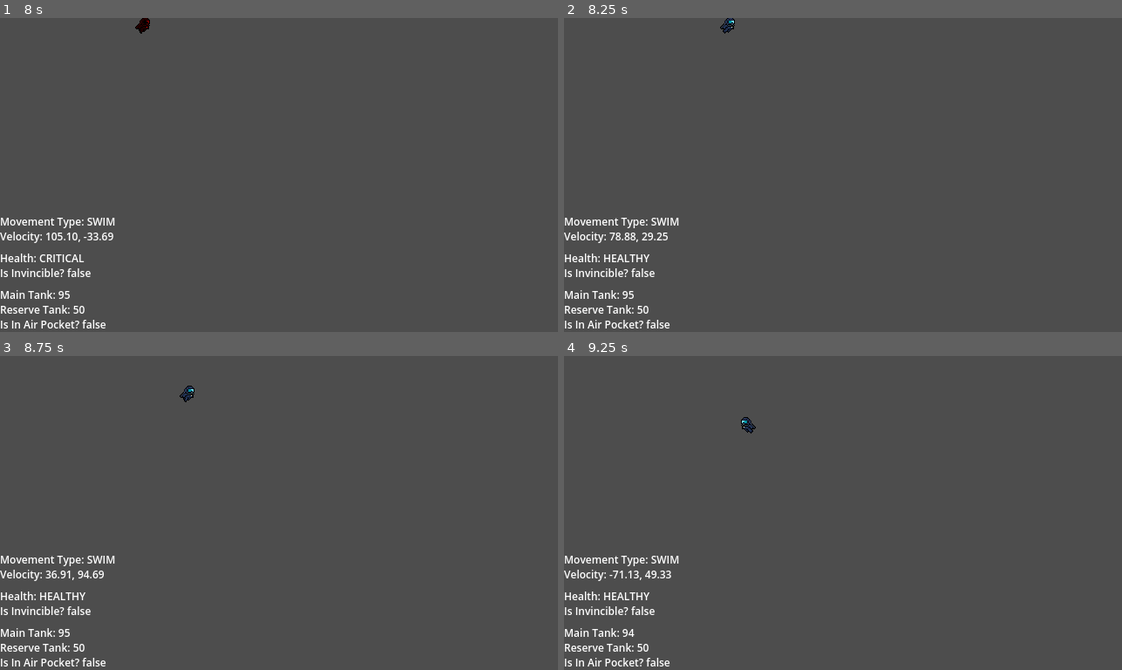
Above: before the commit, frames 1-4 (two rows, left to right).
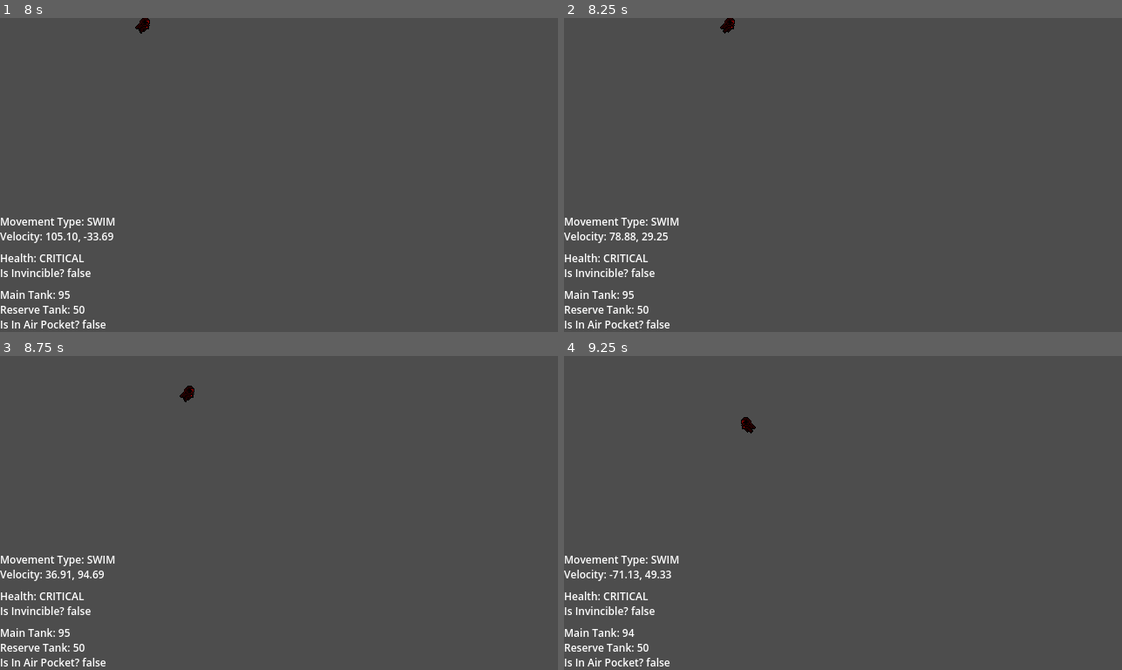
Above: after the commit, the same moments.

Repository: Absolute-Cinema-GameDev/callisto-game
Game: Godot game, scene res://scenes/entities/player/player.tscn
Same seed, same stepped clock (60 frames per second), same inputs: the game is played once before the commit and once after it. This scene is started directly instead of the project's main scene.
Inputs:
- Up to frame 1 (8 s): tap Enter at 0.5 s; hold D (move_right) 0.53-1.28 s; hold Space (interact) 0.53-1.28 s; hold S (move_down) 1.28-2.03 s; tap Space (interact) every 1.5 s from 1.35 to 7.35 s; hold D (move_right) 2.03-2.78 s; hold Space (interact) 2.03-2.78 s; hold W (move_up) 2.78-3.53 s; hold Space (interact) 3.53-4.28 s; hold A (move_left) 3.53-5.03 s; hold S (move_down) 5.03-5.78 s; hold Space (interact) 5.03-5.78 s; hold D (move_right) 5.78-6.53 s; hold W (move_up) 6.53-7.28 s; hold Space (interact) 6.53-7.28 s; hold D (move_right) from 7.28 s (still down)
- Up to frame 2 (8.25 s): release D (move_right) at 8.03 s; hold S (move_down) from 8.03 s (still down); hold Space (interact) from 8.03 s (still down)
- Up to frame 3 (8.75 s): keep holding S (move_down); keep holding Space (interact)
- Up to frame 4 (9.25 s): release S (move_down) at 8.78 s; release Space (interact) at 8.78 s; hold A (move_left) from 8.78 s (still down); tap Space (interact) at 8.85 s

Frame 1 is identical in both runs. In frame 2, 0.2% of the frame differs, in the area x 7-31%, y 0-78%; in frame 3, 0.2%; in frame 4, 0.2%.

Commit message:
balancing: change healtimer to 5

Diff:
--- a/scenes/entities/player/player.tscn
+++ b/scenes/entities/player/player.tscn
@@ -200,7 +200,7 @@
 one_shot = true
 
 [node name="HealTimer" type="Timer" parent="."]
-wait_time = 3.0
+wait_time = 5.0
 one_shot = true
 
 [node name="TestTimer" type="Timer" parent="."]
